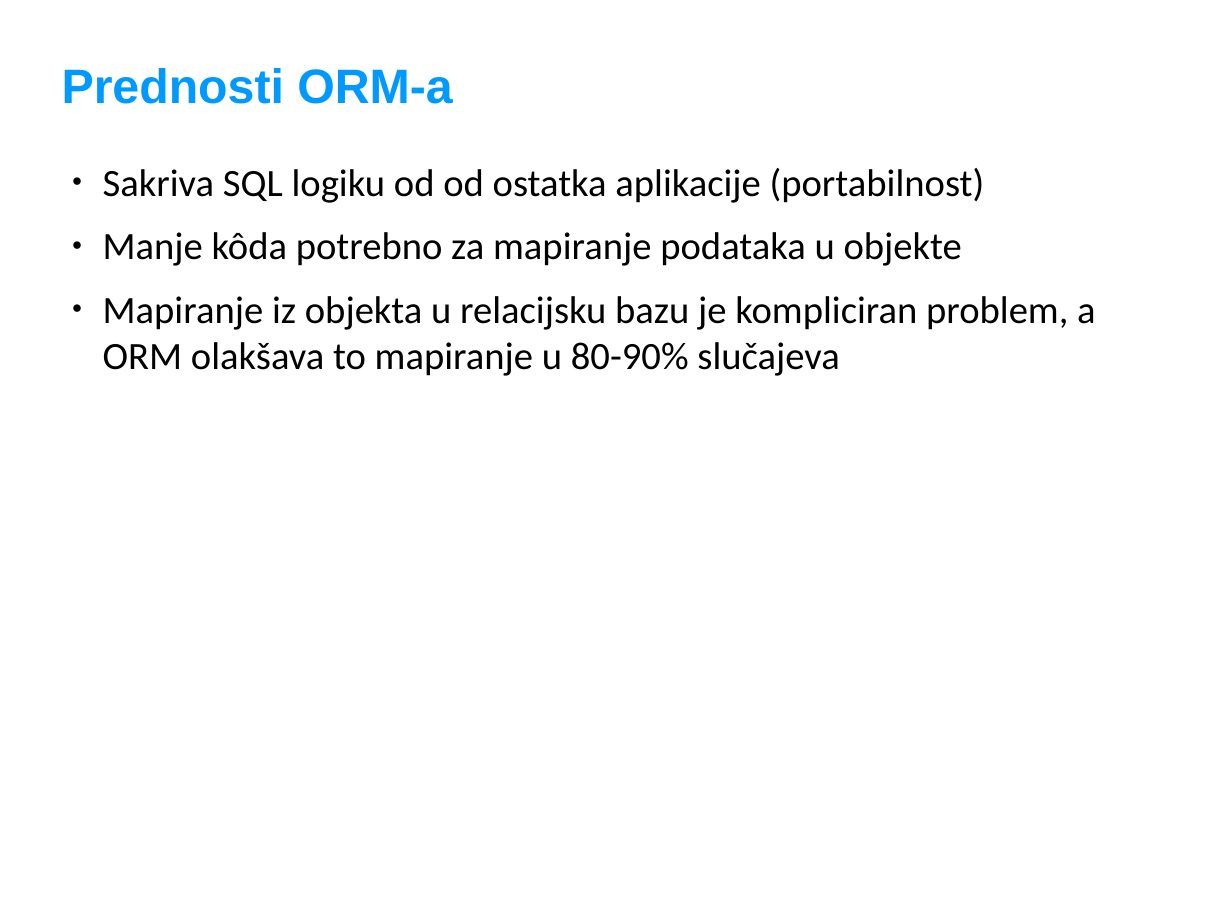
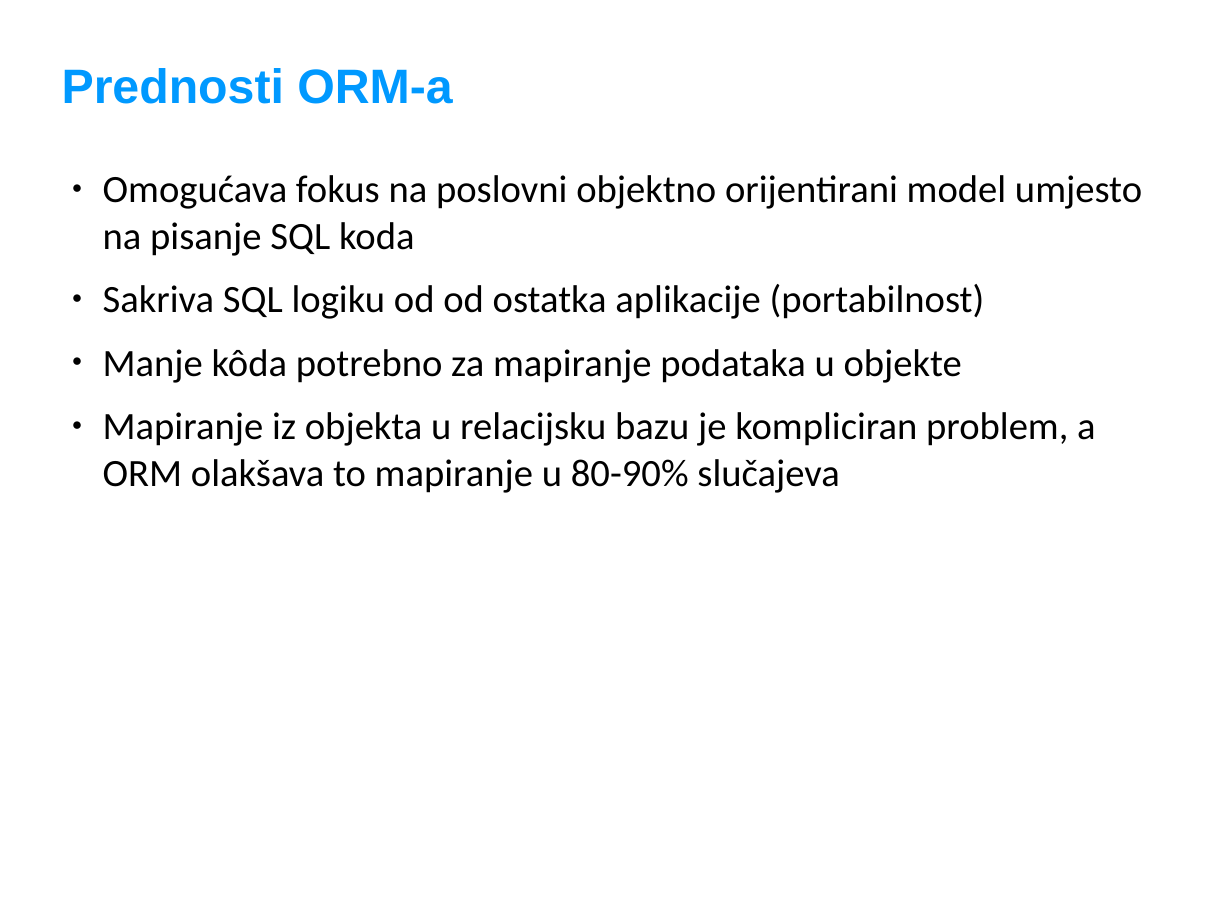
Before and after one commit to adriatichr/php-academy, a slide deck: slide 5 of predavanja/35 Doctrine ORM.odp. Drawn at 1232x924 pixels with LibreOffice and Linux fonts; fonts in the diff are those of the drawing; background and template pictures are left out. Boxes give left, top, right and bottom in pixels: in the first picture for what was removed or moved away, otherwise in the second. Text is boxed around its words. In the diff, an @@ line names an element or a change of style, - is before the commit and + after.

```diff
--- a/predavanja/35 Doctrine ORM.odp
+++ b/predavanja/35 Doctrine ORM.odp
@@ text "Omogućava fokus na poslovni objektno ...": place and size @@
-text "Omogućava fokus na poslovni objektno ..." at [103, 168, 1096, 376]
+text "Omogućava fokus na poslovni objektno ..." at [103, 175, 1142, 493]
@@ text at [103, 175, 1142, 256]: paragraph added @@
+● Omogućava fokus na poslovni objektno orijentirani model umjesto na pisanje SQL koda
```
Also in this commit, not shown: 2 other slides changed, 1 other file.
